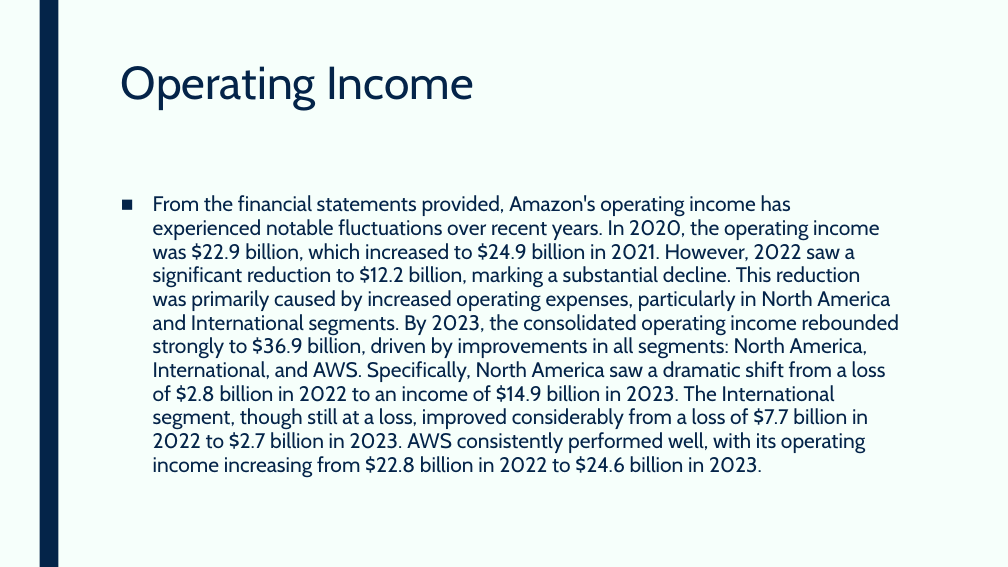
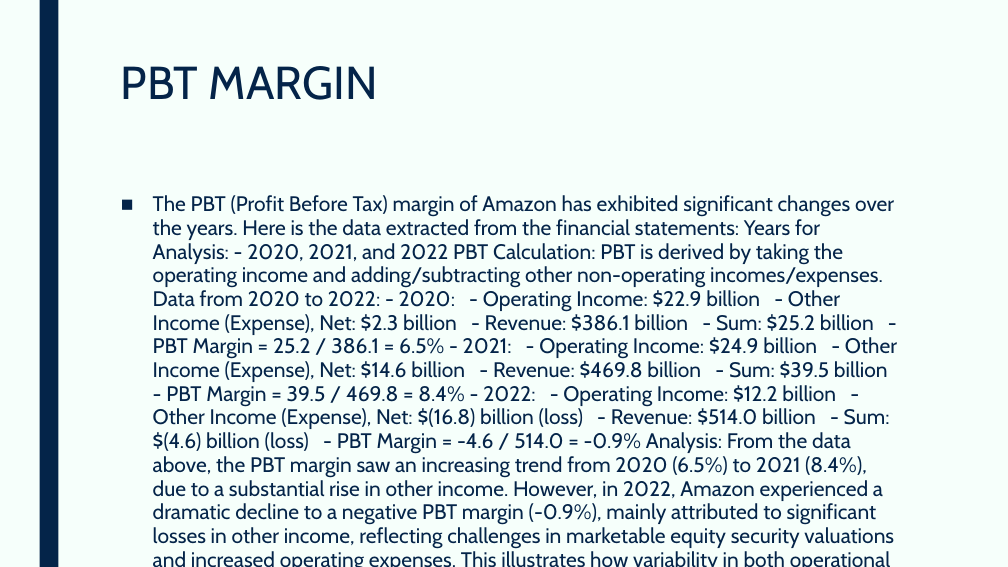
Before and after one commit to devangovind/AMUCLDISS, a slide deck: slide 4 of fastapi-backend/app/pres/output.pptx. Drawn at 1008x567 pixels with LibreOffice and Linux fonts; fonts in the diff are those of the drawing. Boxes give left, top, right and bottom in pixels: in the first picture for what was removed or moved away, otherwise in the second. Text is boxed around its words. In the diff, an @@ line names an element or a change of style, - is before the commit and + after.

```diff
--- a/fastapi-backend/app/pres/output.pptx
+++ b/fastapi-backend/app/pres/output.pptx
@@ title at [121,66,378,100]: text changed @@
-Operating Income
+PBT MARGIN
@@ text at [153,195,897,549]: text changed @@
-■ From the financial statements provided, Amazon's operating income has experienced notable fluctuations over recent years. In 2020, the operating income was $22.9 billion, which increased to $24.9 billion in 2021. However, 2022 saw a significant reduction to $12.2 billion, marking a substantial decline. This reduction was primarily caused by increased operating expenses, particularly in North America and International segments. By 2023, the consolidated operating income rebounded strongly to $36.9 billion, driven by improvements in all segments: North America, International, and AWS. Specifically, North America saw a dramatic shift from a loss of $2.8 billion in 2022 to an income of $14.9 billion in 2023. The International segment, though still at a loss, improved considerably from a loss of $7.7 billion in 2022 to $2.7 billion in 2023. AWS consistently performed well, with its operating income increasing from $22.8 billion in 2022 to $24.6 billion in 2023.
+■ The PBT (Profit Before Tax) margin of Amazon has exhibited significant changes over the years. Here is the data extracted from the financial statements: Years for Analysis: - 2020, 2021, and 2022 PBT Calculation: PBT is derived by taking the operating income and adding/subtracting other non-operating incomes/expenses. Data from 2020 to 2022: - 2020: - Operating Income: $22.9 billion - Other Income (Expense), Net: $2.3 billion - Revenue: $386.1 billion - Sum: $25.2 billion - PBT Margin = 25.2 / 386.1 = 6.5% - 2021: - Operating Income: $24.9 billion - Other Income (Expense), Net: $14.6 billion - Revenue: $469.8 billion - Sum: $39.5 billion - PBT Margin = 39.5 / 469.8 = 8.4% - 2022: - Operating Income: $12.2 billion - Other Income (Expense), Net: $(16.8) billion (loss) - Revenue: $514.0 billion - Sum: $(4.6) billion (loss) - PBT Margin = -4.6 / 514.0 = -0.9% Analysis: From the data above, the PBT margin saw an increasing trend from 2020 (6.5%) to 2021 (8.4%), due to a substantial rise in other income. However, in 2022, Amazon experienced a dramatic decline to a negative PBT margin (-0.9%), mainly attributed to significant losses in other income, reflecting challenges in marketable equity security valuations and increased operating expenses. This illustrates how variability in both operational performance and non-operational factors such as market investments can affect Amazon's financial health across years.
```
Also in this commit, not shown: 3 other slides changed, 4 other files.
